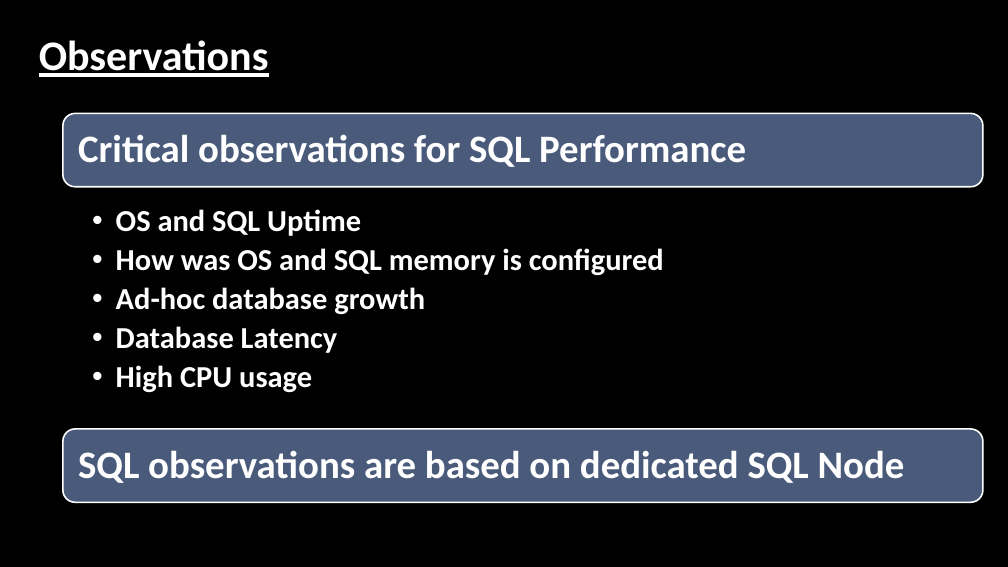
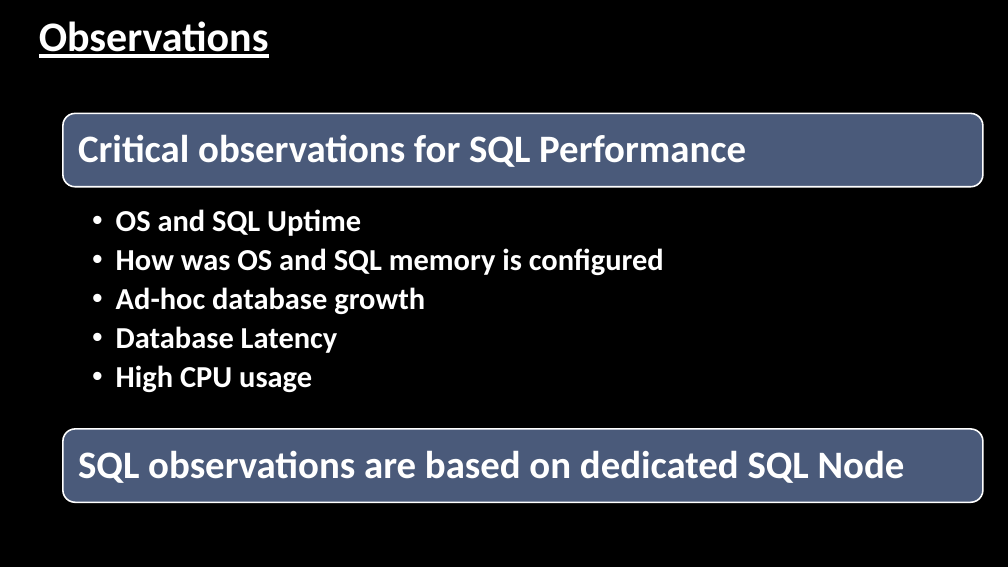
Before and after one commit to hedaprakash/SQLHealthCheck, a slide deck: slide 8 of Consolidated Essential Performance Health Check using PowerShell.pptx (slide 10 before the commit). Drawn at 1008x567 pixels with LibreOffice and Linux fonts; fonts in the diff are those of the drawing; background and template pictures are left out. Boxes give left, top, right and bottom in pixels: in the first picture for what was removed or moved away, otherwise in the second. Text is boxed around its words. In the diff, an @@ line names an element or a change of style, - is before the commit and + after.

```diff
--- a/Consolidated Essential Performance Health Check using PowerShell.pptx
+++ b/Consolidated Essential Performance Health Check using PowerShell.pptx
@@ rectangle "Observations": place and size @@
-rectangle "Observations" at bbox=[31, 25, 878, 69]
+rectangle "Observations" at bbox=[31, 6, 878, 50]
```
Also in this commit, not shown: 12 other slides changed, 2 slides removed, 5 other files.
